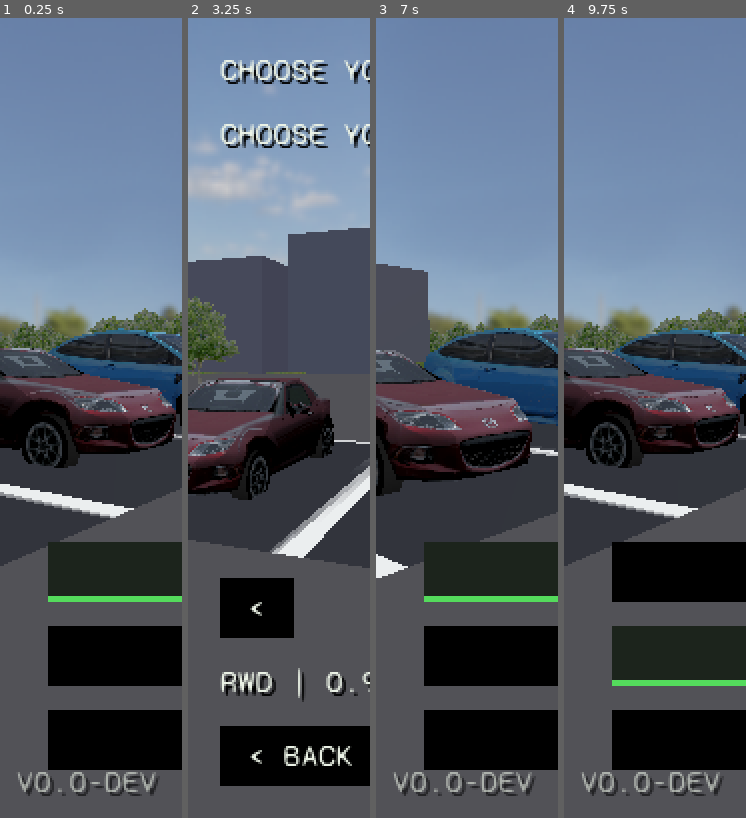
Above: before the commit, frames 1-4 (left to right).
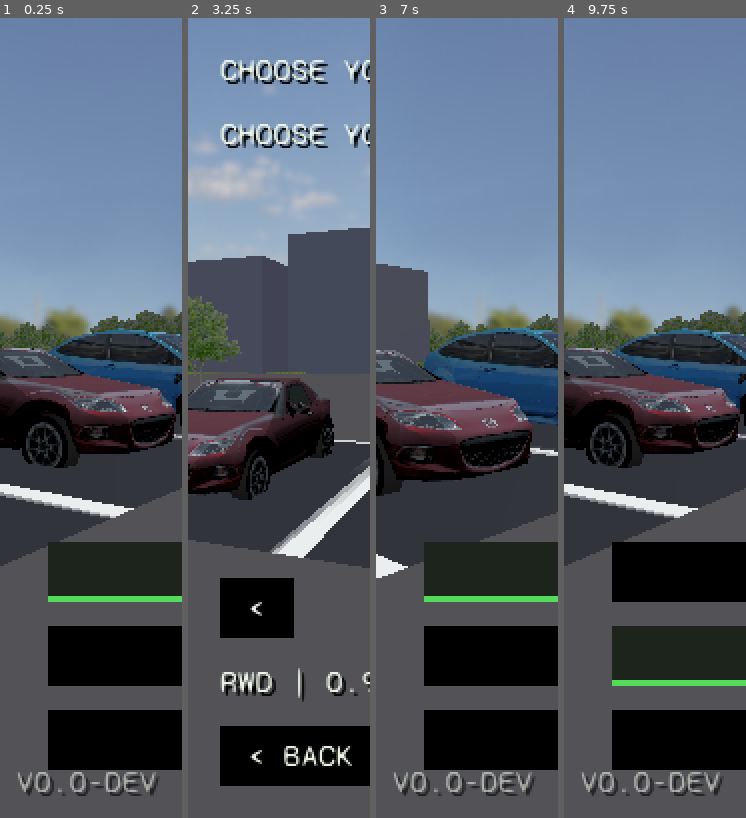
Above: after the commit, the same moments.

Repository: felixxwu/TAPPA
Game: Godot game, scene res://hq.tscn
Same seed, same stepped clock (60 frames per second), same inputs: the game is played once before the commit and once after it.
Inputs (mouse positions are in pixels of both pictures, inside the frame that each line leads up to):
- Up to frame 1 (0.25 s): no input
- Up to frame 2 (3.25 s): tap Enter (menu_select) at 0.5 s; move the mouse to (319, 378) at 0.52 s; hold Right (menu_right) 0.53-1.25 s; tap C (cycle_camera) at 0.6 s; click (319, 378) at 0.67 s; click "<" at 1.25 s; drag from (242, 458) to (269, 578) at 2.02 s; tap R (reset_car) at 2.75 s; move the mouse to (297, 242) at 2.77 s; hold Right (menu_right) from 2.78 s (still down); tap P (toggle_perf_overlay) at 2.85 s
- Up to frame 3 (7 s): release Right (menu_right) at 3.5 s; drag from (457, 578) to (412, 298) at 3.52 s; tap R (reset_car) at 4.25, 5.75 s; move the mouse to (521, 538) at 4.27 s; hold Left (menu_left) 4.28-5 s; tap Alt at 4.35 s; drag from (412, 298) to (439, 218) at 5.02 s; move the mouse to (476, 418) at 5.77 s; hold S (brake_reverse) 5.78-6.5 s; tap K at 5.85 s; click (476, 418) at 5.92 s; click "< BACK" at 6.5 s
- Up to frame 4 (9.75 s): drag from (627, 218) to (618, 458) at 7.27 s; tap R (reset_car) at 8, 8.75 s; move the mouse to (695, 378) at 8.02 s; hold W (accelerate) 8.03-8.75 s; tap C (cycle_camera) at 8.1 s; drag from (618, 458) to (645, 578) at 8.77 s; move the mouse to (673, 242) at 9.52 s; hold S (brake_reverse) from 9.53 s (still down); tap P (toggle_perf_overlay) at 9.6 s

The runs differ from the first frame. In frame 1, 1.0% of the frame differs, in the area x 0-100%, y 36-42%; in frame 2, 0.7%; in frame 3, 0.4%; in frame 4, 1.0%.

Commit message:
Light billboard trees by the sun using the terrain's shading model

Diff:
--- a/scripts/billboard_field.gd
+++ b/scripts/billboard_field.gd
@@ -123,6 +123,14 @@
 	if use_opaque:
 		mat.set_shader_parameter("near_fade_start", Config.data.tree_near_fade_start_m)
 		mat.set_shader_parameter("near_fade_end", Config.data.tree_near_fade_end_m)
+		# Trees take the terrain's hemisphere-ambient + directional-sun model so
+		# they match the lit ground (billboard_opaque.gdshader). sun_dir is
+		# normalised to match apply_terrain_light; no source_color decode either side.
+		mat.set_shader_parameter("sun_dir", Config.data.sun_direction.normalized())
+		mat.set_shader_parameter("sun_color", Config.data.sun_color)
+		mat.set_shader_parameter("sky_color", Config.data.sky_color)
+		mat.set_shader_parameter("ground_color", Config.data.ground_color)
+		mat.set_shader_parameter("light_amount", Config.data.foliage_light_amount)
 	# A supplied silhouette mesh can be empty (0 surfaces) if its source texture
 	# had no opaque area; skip material assignment then (the field renders nothing)
 	# rather than indexing a missing surface.
--- a/scripts/game_config.gd
+++ b/scripts/game_config.gd
@@ -79,7 +79,7 @@
 ## Minimum speed (m/s) before the steer-assist yaw torque kicks in. Below this
 ## the car is too slow for understeer to matter and the aid only makes low-speed
 ## handling twitchy, so it is suppressed. 30 km/h ≈ 8.333 m/s.
-@export_range(0.0, 50.0) var steer_assist_min_speed := 20
+@export_range(0.0, 50.0) var steer_assist_min_speed := 17
 ## Spin protection: corrective yaw torque (N·m) that pulls the nose back toward
 ## the direction of travel once the car has rotated further than
 ## spin_assist_angle into a slide — the counterpart to steer_assist_torque
@@ -874,6 +874,9 @@
 @export_range(0.0, 1.0) var car_light_amount := 1.0
 ## 0 = flat (unlit), 1 = full shading. Strength baked into the terrain.
 @export_range(0.0, 1.0) var terrain_light_amount := 1.0
+## 0 = flat (unlit), 1 = full shading. Strength on billboard trees. Independent
+## of terrain_light_amount but conventionally kept equal so trees match the ground.
+@export_range(0.0, 1.0) var foliage_light_amount := 1.0
 ## World-space direction TO the sun (need not be normalised; normalised on use).
 ## ALIGNED TO THE SKYBOX: panoramas are pre-rolled (tools/align_sky_sun.py) so the
 ## sun sits at the image centre, which is +Z in Godot's panorama mapping (verified
--- a/shaders/billboard_opaque.gdshader
+++ b/shaders/billboard_opaque.gdshader
@@ -36,6 +36,20 @@
 uniform float near_fade_end = 3.0;
 // Bias distant sampling toward cheaper mips (mobile texture-bandwidth win).
 uniform float lod_bias = 0.0;
+// Fake hemisphere-ambient + one directional sun, matching the terrain
+// (terrain_manager._bake_light / ps1_models_lit.gdshader). The billboard card
+// normal is the horizontal to-camera direction, so hemi is fixed at 0.5 (a
+// vertical surface sees half sky, half ground). NO source_color hint: terrain
+// bakes raw Color floats, so trees match the ground by using them raw too.
+uniform vec3 sun_dir = vec3(0.0, 0.0, 1.0);
+uniform vec3 sun_color = vec3(0.0);
+uniform vec3 sky_color = vec3(1.0);
+uniform vec3 ground_color = vec3(1.0);
+// 0 = flat (unlit, no-op multiply), 1 = full shading. Default 0 keeps a material
+// that never sets these rendering exactly as before.
+uniform float light_amount = 0.0;
+
+varying vec3 v_tint;
 
 void vertex() {
 	// Per-instance world origin (column 3 of the model matrix).
@@ -48,17 +62,24 @@
 	float near_grow = clamp((cam_dist - near_fade_start) / max(near_fade_end - near_fade_start, 0.001), 0.0, 1.0);
 	float scale = fade * near_grow;
 
+	// Fixed hemisphere ambient for a vertical card (hemi = 0.5).
+	vec3 ambient = mix(ground_color, sky_color, 0.5);
+
 	bool felled = INSTANCE_CUSTOM.x > 0.5;
 	vec3 world_pos;
 	if (felled) {
 		// Locked cross: the MODEL transform already carries the topple tilt + the
 		// authored size scale. Shrink toward the base pivot for both fades.
 		world_pos = (MODEL_MATRIX * vec4(VERTEX * scale, 1.0)).xyz;
+		// Ambient-only: felled trees lie flat and are a rare, transient minority,
+		// so skip the directional term rather than derive a per-plane normal.
+		v_tint = mix(vec3(1.0), ambient, light_amount);
 	} else if (COLOR.r > 0.5) {
 		// Standing: collapse plane 1 (the ZY plane) to the origin so only the
 		// billboarded front card is visible — a standing tree is one camera-facing
 		// card, not a "+", and pays no doubled overdraw.
 		world_pos = origin;
+		v_tint = vec3(1.0); // zero-area, never rasterised; assign for completeness.
 	} else {
 		// Standing: Y-billboard plane 0 toward the camera (flattened to XZ so it
 		// stays upright). Authored size lives as the instance scale (column lengths).
@@ -71,11 +92,16 @@
 		float sy = length(MODEL_MATRIX[1].xyz);
 		vec3 local = (right * (VERTEX.x * sx) + up * (VERTEX.y * sy)) * scale;
 		world_pos = origin + local;
+		// Card normal == to_cam (horizontal). Same math as the terrain bake; the
+		// dot naturally ignores sun_dir's vertical component against a flat normal.
+		float ndl = max(dot(to_cam, sun_dir), 0.0);
+		vec3 lit = ambient + sun_color * ndl;
+		v_tint = mix(vec3(1.0), lit, light_amount);
 	}
 	// Rewrite to clip space directly; the default MODELVIEW path is bypassed.
 	POSITION = PROJECTION_MATRIX * VIEW_MATRIX * vec4(world_pos, 1.0);
 }
 
 void fragment() {
-	ALBEDO = texture(albedo, UV, lod_bias).rgb;
+	ALBEDO = texture(albedo, UV, lod_bias).rgb * v_tint;
 }
--- a/tests/headless/test_billboard_field.gd
+++ b/tests/headless/test_billboard_field.gd
@@ -39,3 +39,14 @@
 	var field := _build_field(0.3)
 	assert_almost_eq(field.size_factor(-1), 1.0, 1e-6, "negative index -> 1.0")
 	assert_almost_eq(field.size_factor(9999), 1.0, 1e-6, "out-of-range index -> 1.0")
+
+
+# The opaque billboard material must carry the shared sun/ambient uniforms so trees
+# take the same light model as the terrain. Contract only — we assert the params are
+# present/populated (wiring didn't drop them), never their tunable values.
+func test_opaque_material_has_sun_uniforms() -> void:
+	var field := _build_field(1.0)
+	var mat := field.render_mesh.surface_get_material(0) as ShaderMaterial
+	assert_not_null(mat, "opaque field builds a ShaderMaterial")
+	for p in ["sun_dir", "sun_color", "sky_color", "ground_color", "light_amount"]:
+		assert_ne(mat.get_shader_parameter(p), null, "material sets uniform '%s'" % p)
Binary file changed: textures/sky-greece.jpg
Binary file changed: textures/tree-greece.webp
Binary file changed: textures/tree.png
Not shown, changed: .DS_Store
Not shown, changed: features/trees.md
